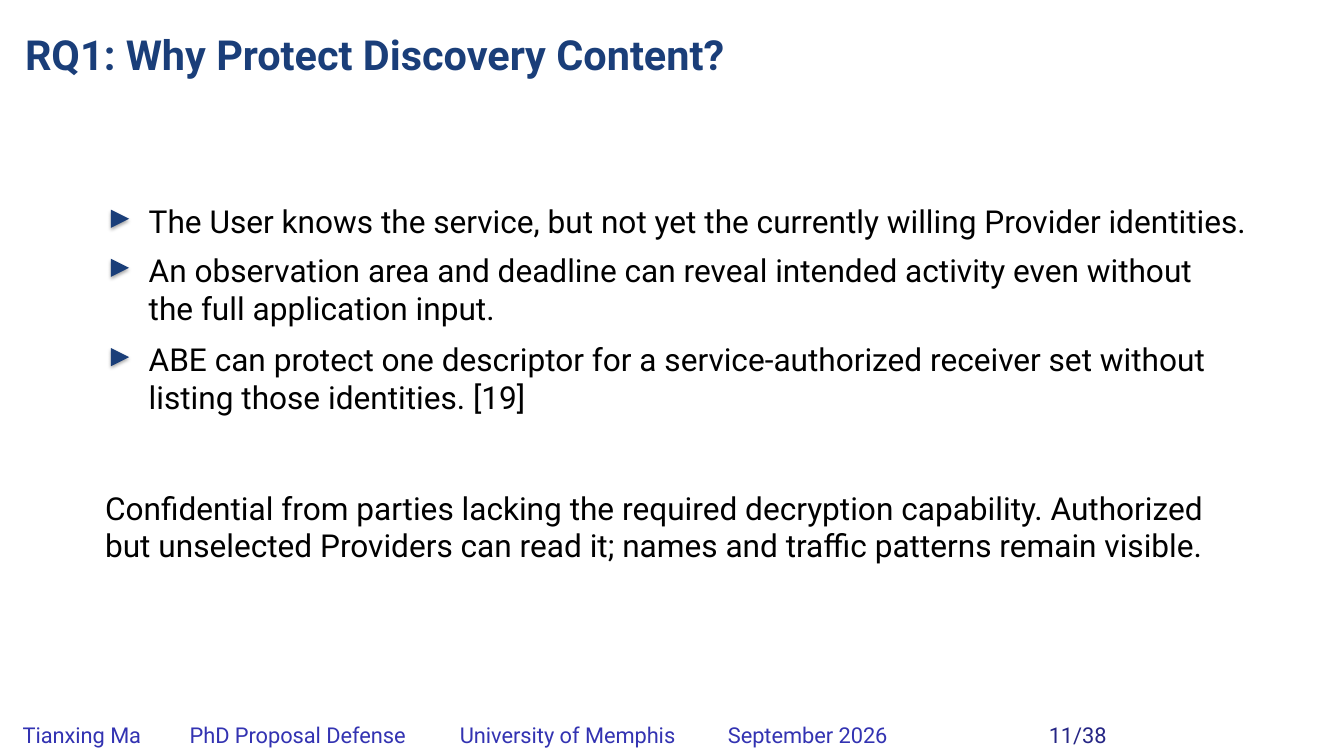
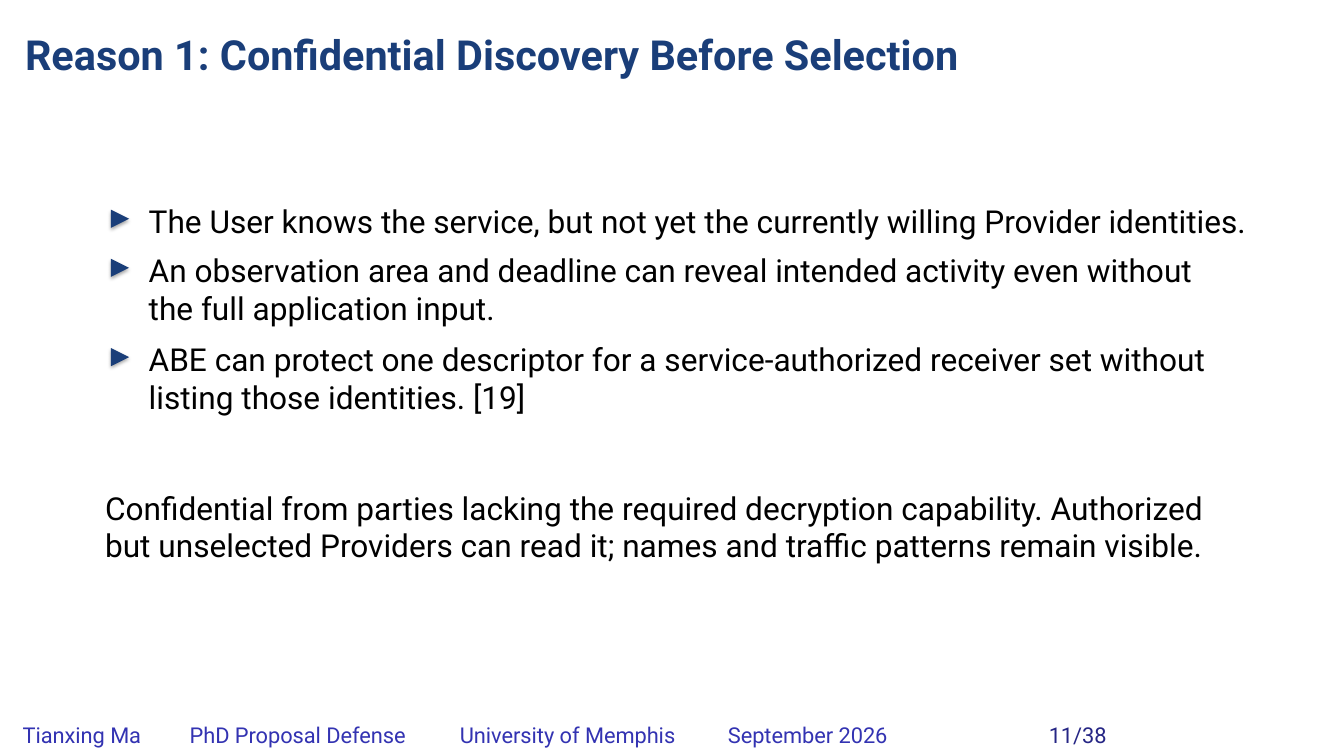
Before and after one commit to matianxing1992/NDN_Service_Framework, a slide deck: slide 11 of docs/PAPER/proposal-defense/slides/NDNSF_proposal_hybrid_editable.pptx. Drawn at 1344x756 pixels with LibreOffice and Linux fonts; fonts in the diff are those of the drawing; background and template pictures are left out. Boxes give left, top, right and bottom in pixels: in the first picture for what was removed or moved away, otherwise in the second. Text is boxed around its words. In the diff, an @@ line names an element or a change of style, - is before the commit and + after.

```diff
--- a/docs/PAPER/proposal-defense/slides/NDNSF_proposal_hybrid_editable.pptx
+++ b/docs/PAPER/proposal-defense/slides/NDNSF_proposal_hybrid_editable.pptx
@@ text at box(25, 38, 958, 79): text changed @@
-RQ1: Why Protect Discovery Content?
+Reason 1: Confidential Discovery Before Selection
```
Also in this commit, not shown: 2 other slides changed, 1 slide added, 1 slide removed, 21 other files.
